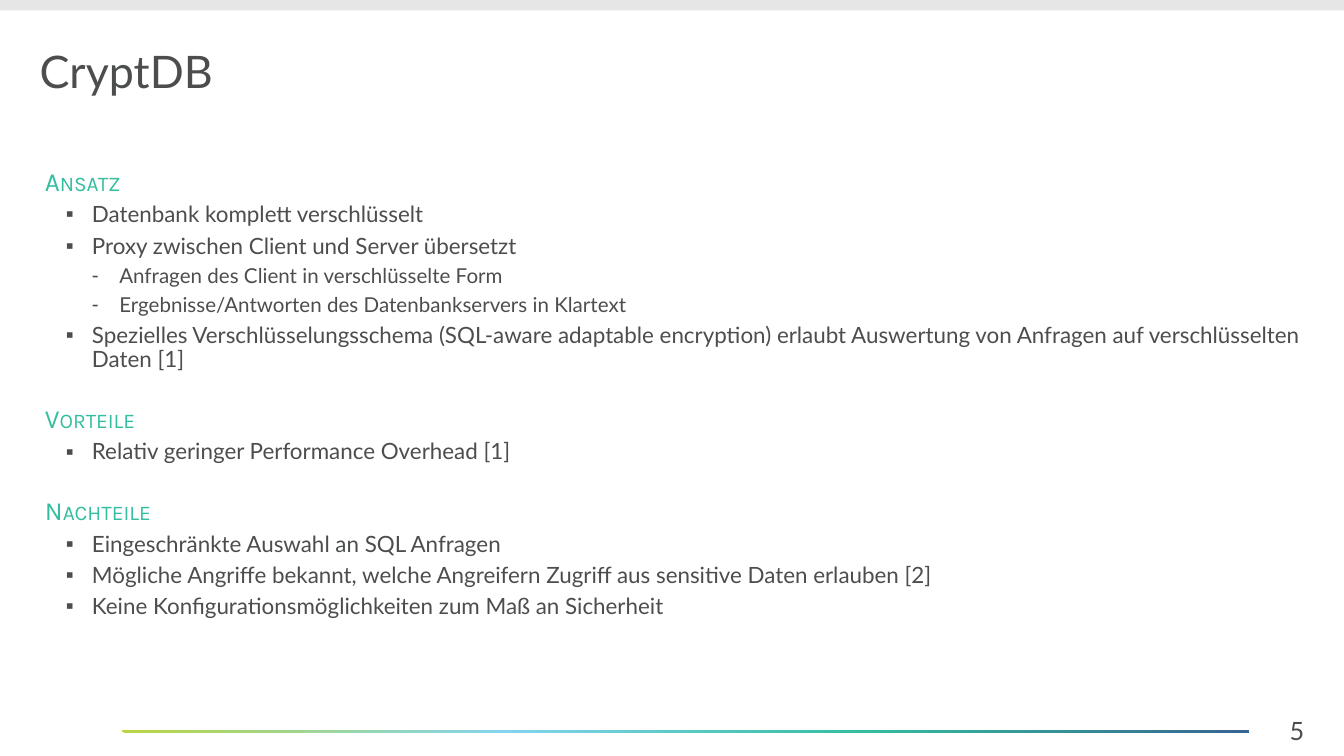
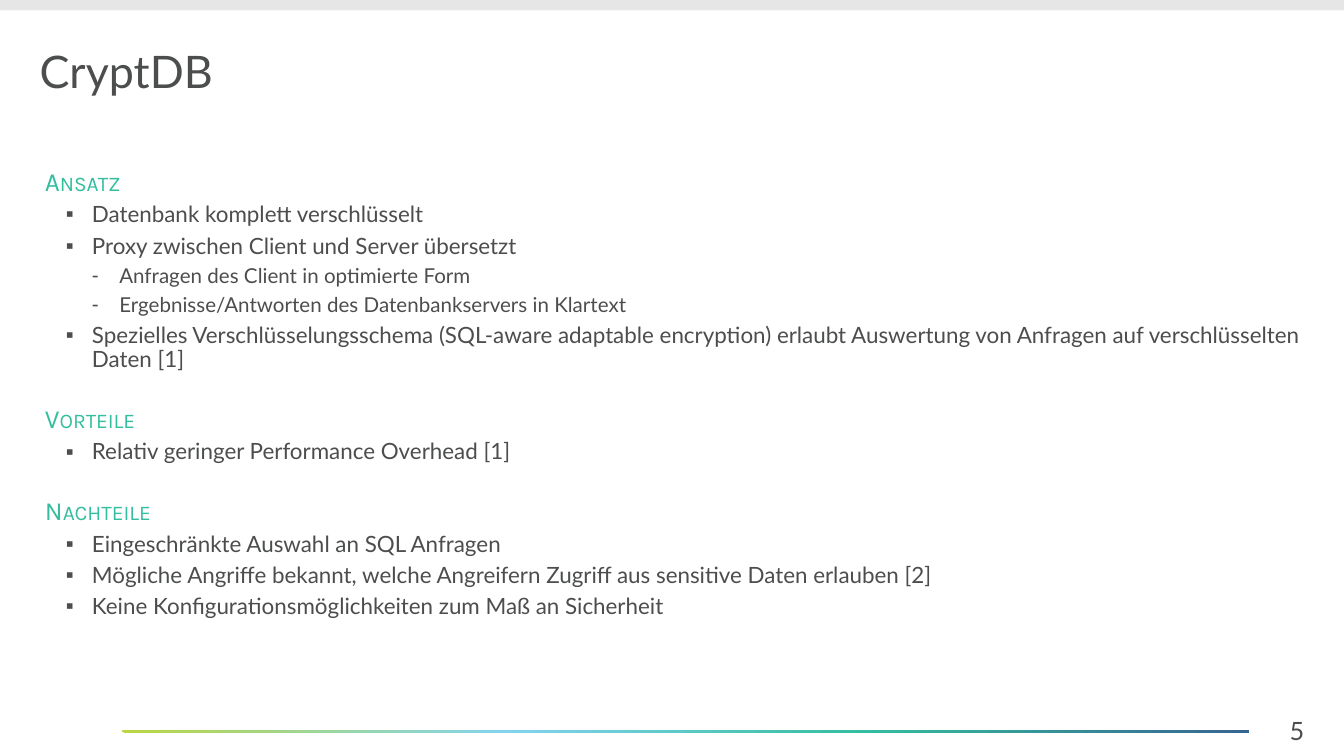
Before and after one commit to Lucku/bachelorthesis, a slide deck: slide 5 of Dokument/Entwürfe/02 Verwandte Arbeiten.pptx. Drawn at 1344x756 pixels with LibreOffice and Linux fonts; fonts in the diff are those of the drawing; background and template pictures are left out. Boxes give left, top, right and bottom in pixels: in the first picture for what was removed or moved away, otherwise in the second. Text is boxed around its words. In the diff, an @@ line names an element or a change of style, - is before the commit and + after.

```diff
--- a/Dokument/Entwürfe/02 Verwandte Arbeiten.pptx
+++ b/Dokument/Entwürfe/02 Verwandte Arbeiten.pptx
@@ text at <box>119,268,471,287</box>: text changed @@
-    ‑ Anfragen des Client in verschlüsselte Form
+    ‑ Anfragen des Client in optimierte Form
```
Also in this commit, not shown: 22 other files.
